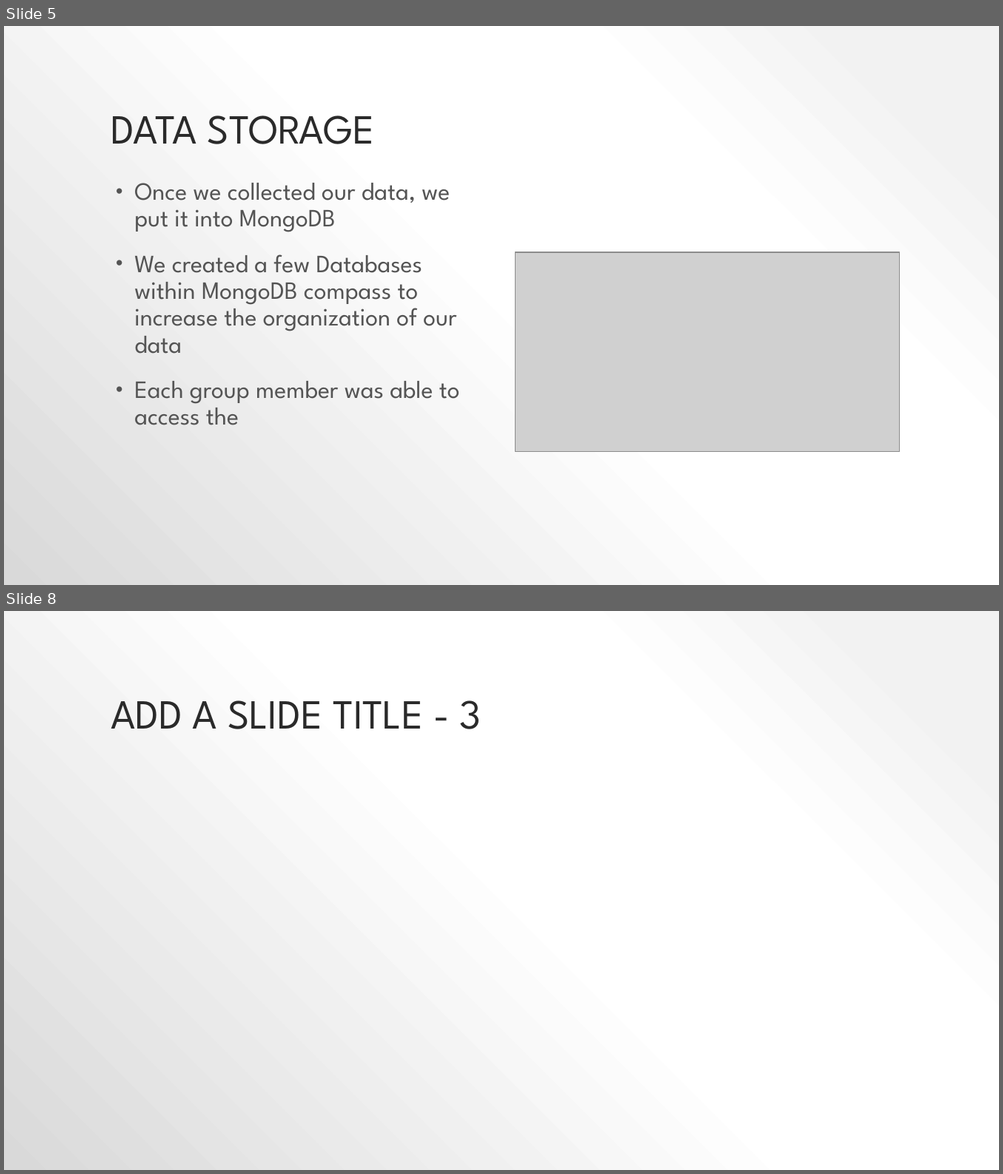
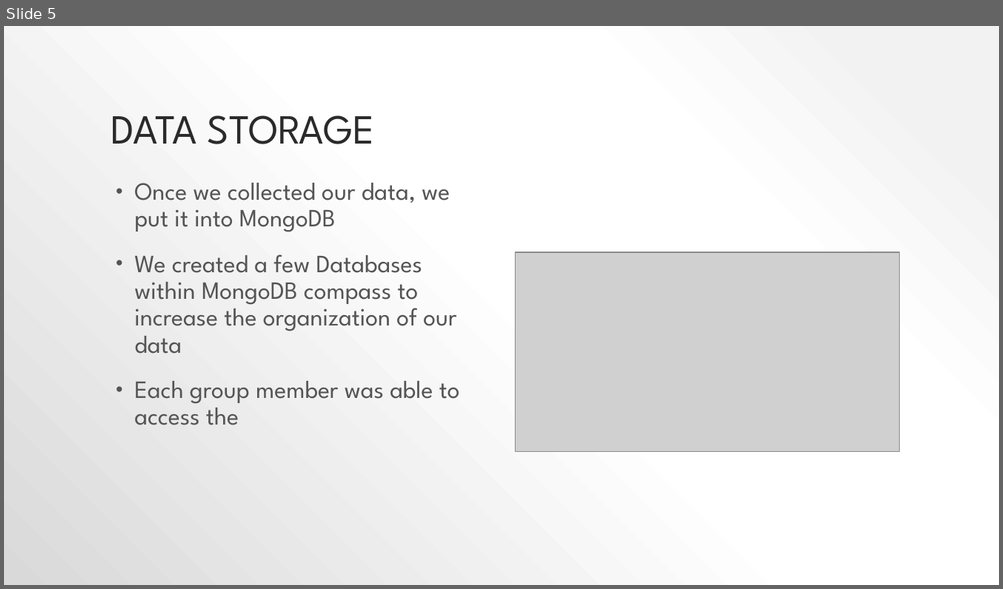
Before and after one commit to MaisieDeGraaf/housing-project-3, a slide deck: Project 3 Presenation.pptx. Shown one above the other, each under a label of ours: slides 5 and 8 before the commit, slide 5 after it; the slides between them are not shown. The pictures are 1003x1174 and 1003x589 pixels, drawn with LibreOffice and Linux fonts; fonts in the diff are those of the drawing; grey boxes stand for pictures. Boxes give left, top, right and bottom in pixels: in the first picture for what was removed or moved away, otherwise in the second. Text is boxed around its words. In the diff, an @@ line names an element or a change of style, - is before the commit and + after.

```diff
--- a/Project 3 Presenation.pptx
+++ b/Project 3 Presenation.pptx
@@ slide 8 removed at box(4, 611, 999, 1170), background gradient #F2F2F2 to #FFFFFF to #D9D9D9 @@
@@ title removed at box(111, 701, 481, 729) @@
-ADD A SLIDE TITLE - 3
```
Also in this commit, not shown: 2 slides changed, 4 slides added, 2 other slides removed.
